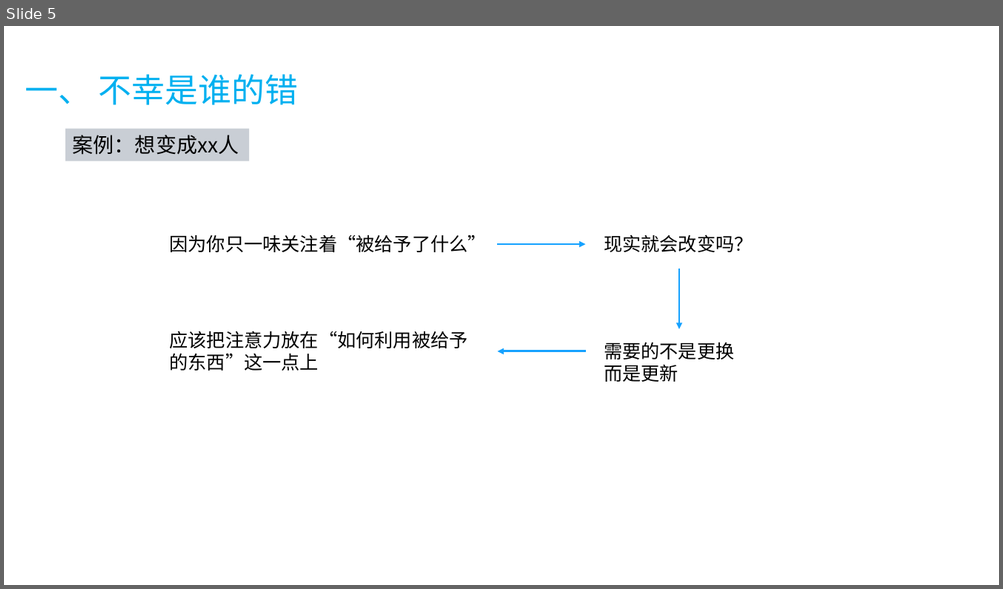
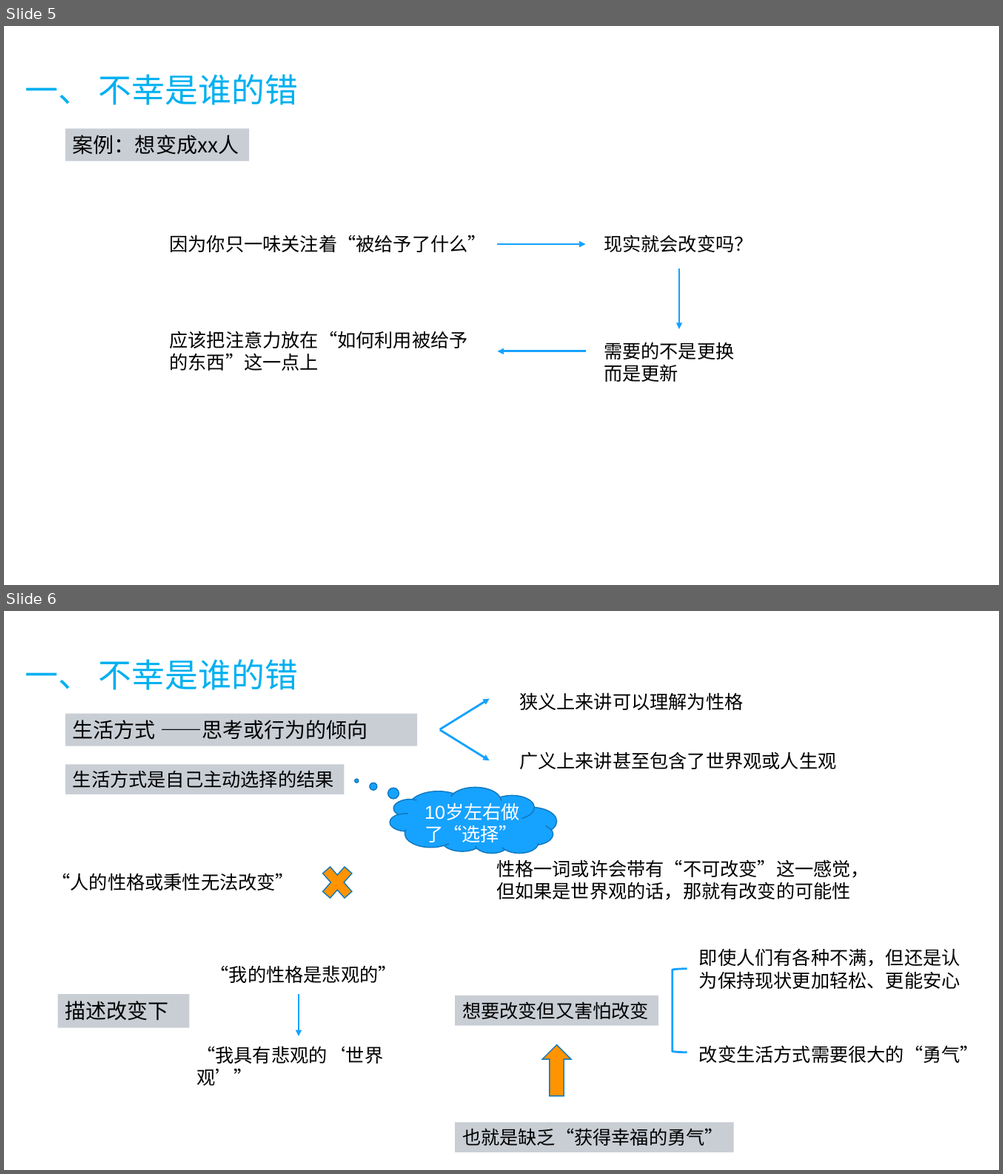
Before and after one commit to fancyChuan/reading-mindmap, a slide deck: PPT/被讨厌的勇气.pptx. Shown one above the other, each under a label of ours: slide 5 before the commit, slides 5 and 6 after it. The pictures are 1003x589 and 1003x1174 pixels, drawn with LibreOffice and Linux fonts; fonts in the diff are those of the drawing. Boxes give left, top, right and bottom in pixels: in the first picture for what was removed or moved away, otherwise in the second. Text is boxed around its words. In the diff, an @@ line names an element or a change of style, - is before the commit and + after.

Commit message:
被讨厌的勇气-更新

```diff
--- a/PPT/被讨厌的勇气.pptx
+++ b/PPT/被讨厌的勇气.pptx
@@ slide 6 added at box(4, 611, 999, 1170), background #FFFFFF @@
@@ text added at box(25, 659, 298, 690), 32 pt, text #00B0F0 @@
+一、 不幸是谁的错
@@ arrow added from (440, 729) to (489, 699), #16A2FF 2 pt @@
@@ text added at box(519, 692, 743, 710), 18 pt, text #000000 @@
+狭义上来讲可以理解为性格
@@ rectangle added at box(65, 714, 418, 747), fill #C9CED5, 20 pt, text #000000 @@
+生活方式 ——思考或行为的倾向
@@ arrow added from (440, 729) to (489, 761), #16A2FF 2 pt @@
@@ rectangle added at box(65, 765, 344, 795), fill #C9CED5, 18 pt, text #000000 @@
+生活方式是自己主动选择的结果
@@ text added at box(519, 752, 836, 769), 18 pt, text #000000 @@
+广义上来讲甚至包含了世界观或人生观
@@ thought cloud added at box(390, 788, 556, 854), fill #16A2FF, outline #1078BD 1 pt @@
@@ text added at box(424, 825, 518, 846), 18 pt, text #FFFFFF @@
+10岁左右做了“选择”
@@ text added at box(51, 873, 294, 891), 18 pt, text #000000 @@
+“人的性格或秉性无法改变”
@@ cross added at box(316, 859, 358, 906), fill #FF9400, outline #1078BD 1 pt @@
@@ text added at box(496, 860, 869, 900), 18 pt, text #000000 @@
+性格一词或许会带有“不可改变”这一感觉，但如果是世界观的话，那就有改变的可能性
@@ text added at box(210, 965, 397, 983), 18 pt, text #000000 @@
+“我的性格是悲观的”
@@ text added at box(699, 948, 960, 989), 18 pt, text #000000 @@
+即使人们有各种不满，但还是认为保持现状更加轻松、更能安心
@@ left bracket added at box(672, 969, 688, 1053), outline #16A2FF 2 pt @@
@@ rectangle added at box(58, 994, 189, 1028), fill #C9CED5, 20 pt, text #000000 @@
+描述改变下
@@ arrow added from (299, 994) to (299, 1037), #16A2FF 2 pt @@
@@ rectangle added at box(455, 996, 658, 1026), fill #C9CED5, 18 pt, text #000000 @@
+想要改变但又害怕改变
@@ text added at box(196, 1046, 383, 1086), 18 pt, text #000000 @@
+“我具有悲观的‘世界观’”
@@ right arrow added at box(542, 1045, 571, 1096), fill #FF9400, outline #1078BD 1 pt @@
@@ text added at box(699, 1045, 979, 1063), 18 pt, text #000000 @@
+改变生活方式需要很大的“勇气”
@@ rectangle added at box(455, 1123, 734, 1153), fill #C9CED5, 18 pt, text #000000 @@
+也就是缺乏“获得幸福的勇气”
```
Also in this commit, not shown: 3 slides changed, 1 other file.
